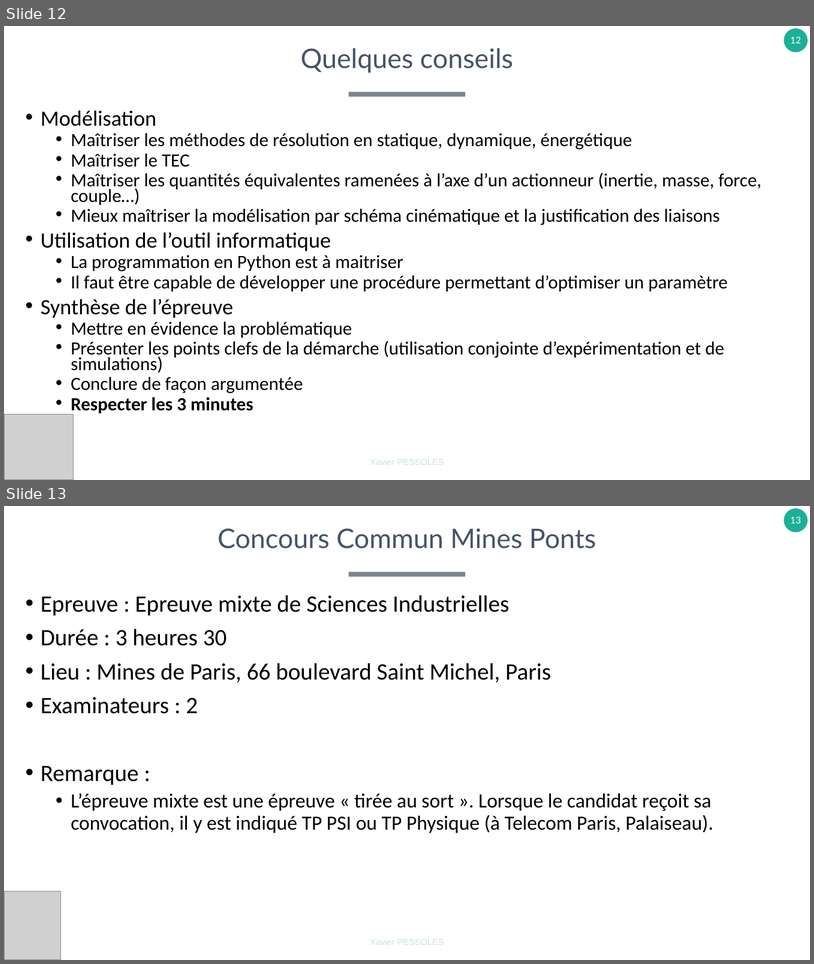
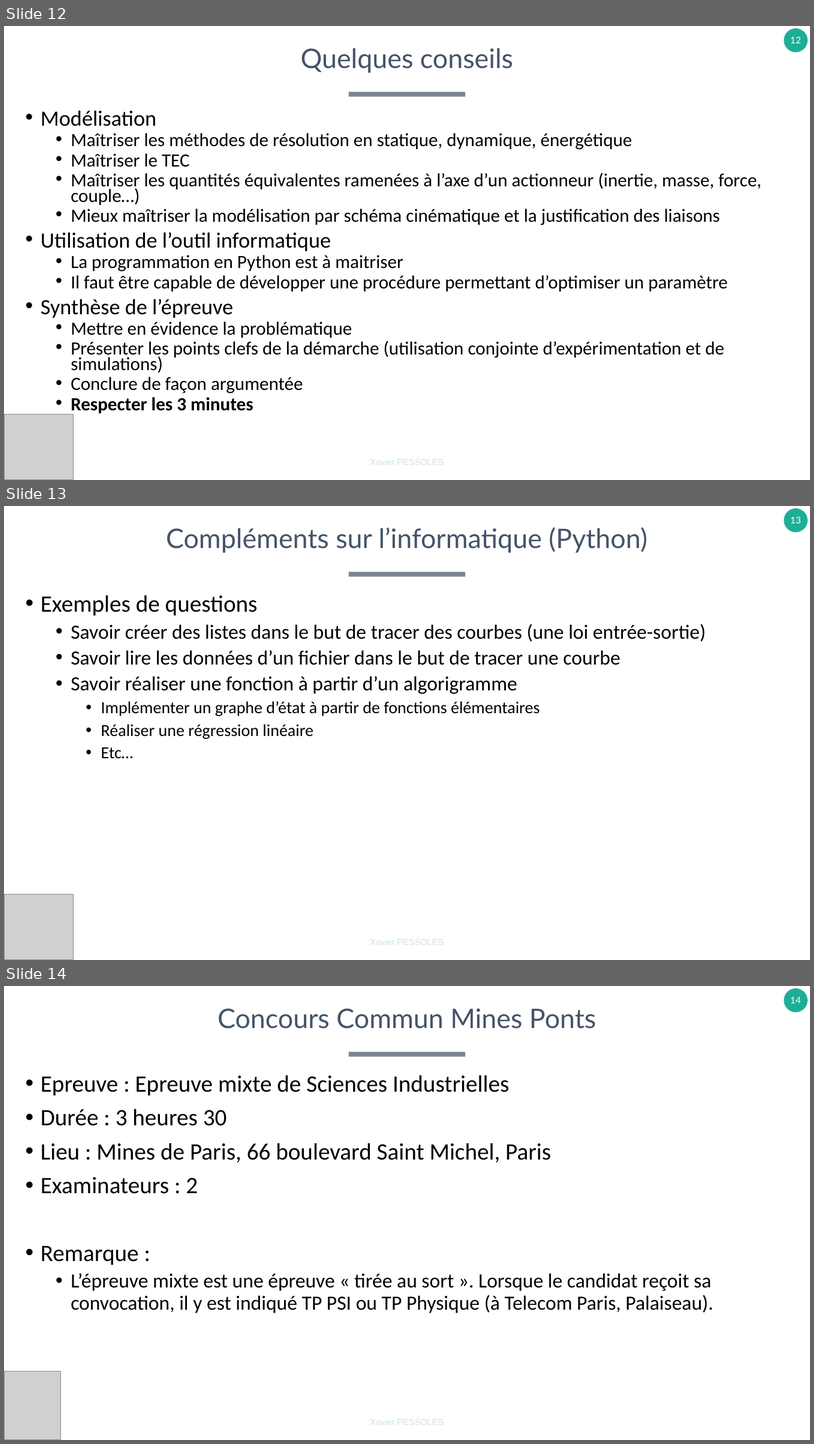
Before and after one commit to xpessoles/TP_Concours, a slide deck: A_Organisation/EpreuvesOralesCPGE.pptx. Shown one above the other, each under a label of ours: slides 12 and 13 before the commit, slides 12, 13 and 14 after it. The pictures are 814x964 and 814x1444 pixels, drawn with LibreOffice and Linux fonts; fonts in the diff are those of the drawing; grey boxes stand for pictures. Boxes give left, top, right and bottom in pixels: in the first picture for what was removed or moved away, otherwise in the second. Text is boxed around its words. In the diff, an @@ line names an element or a change of style, - is before the commit and + after.

```diff
--- a/A_Organisation/EpreuvesOralesCPGE.pptx
+++ b/A_Organisation/EpreuvesOralesCPGE.pptx
@@ slide 13 added at box(4, 506, 810, 960), background #FFFFFF; not listed: 2 template elements that a slide beside it also shows @@
@@ title added at box(166, 527, 648, 553), 32 pt, text #455368 @@
+Compléments sur l’informatique (Python)
@@ text added at box(41, 595, 706, 759), 24 pt, text #000000 @@
+• Exemples de questions
+  • Savoir créer des listes dans le but de tracer des courbes (une loi entrée-sortie)
+  • Savoir lire les données d’un fichier dans le but de tracer une courbe
+  • Savoir réaliser une fonction à partir d’un algorigramme
+    • Implémenter un graphe d’état à partir de fonctions élémentaires
+    • Réaliser une régression linéaire
+    • Etc…
@@ picture added at box(4, 894, 73, 960) @@
@@ what was slide 13 is now slide 14 @@
@@ page number at box(791, 997, 801, 1003): text changed @@
-13
+14
```
Also in this commit, not shown: 3 slides changed.
